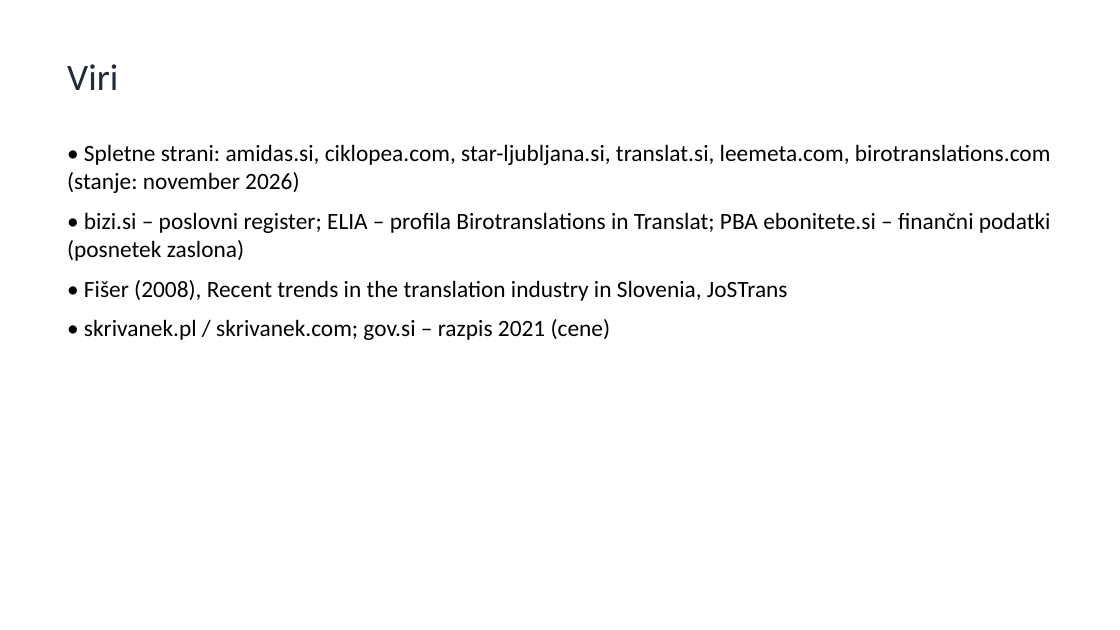
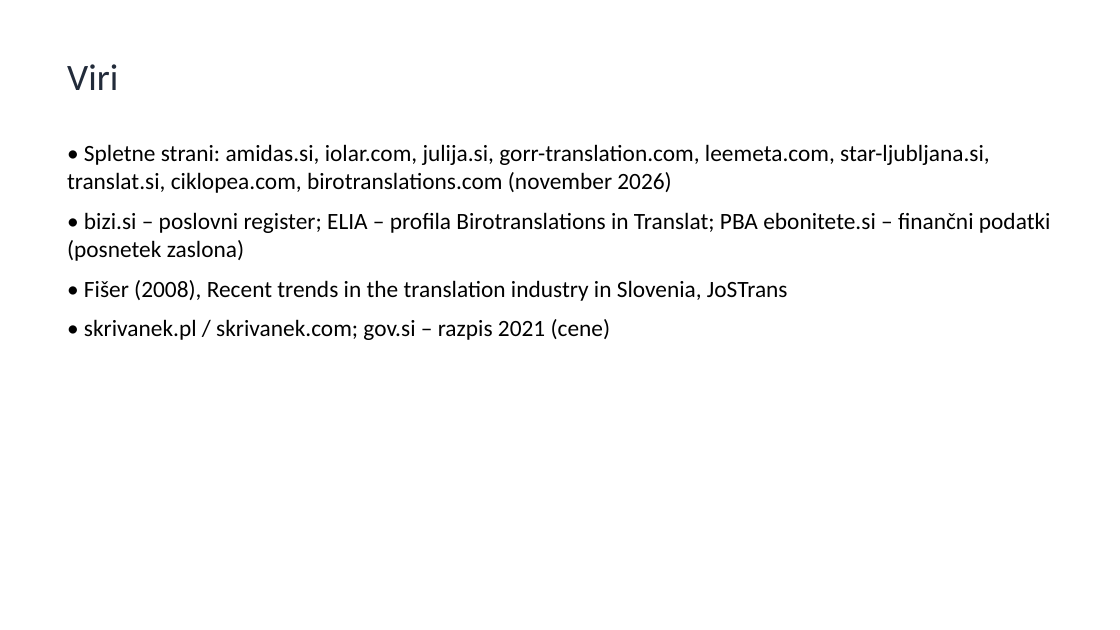
Before and after one commit to matjazambroz/github, a slide deck: slide 13 of analiza/analiza_konkurence_SI.pptx (slide 12 before the commit). Drawn at 1120x630 pixels with LibreOffice and Linux fonts; fonts in the diff are those of the drawing. Boxes give left, top, right and bottom in pixels: in the first picture for what was removed or moved away, otherwise in the second. Text is boxed around its words. In the diff, an @@ line names an element or a change of style, - is before the commit and + after.

```diff
--- a/analiza/analiza_konkurence_SI.pptx
+++ b/analiza/analiza_konkurence_SI.pptx
@@ text at (x1=67, y1=144, x2=990, y2=193): text changed @@
-• Spletne strani: amidas.si, ciklopea.com, star-ljubljana.si, translat.si, leemeta.com, birotranslations.com (stanje: november 2026)
+• Spletne strani: amidas.si, iolar.com, julija.si, gorr-translation.com, leemeta.com, star-ljubljana.si, translat.si, ciklopea.com, birotranslations.com (november 2026)
```
Also in this commit, not shown: 4 other slides changed, 1 slide added, 1 other file.
